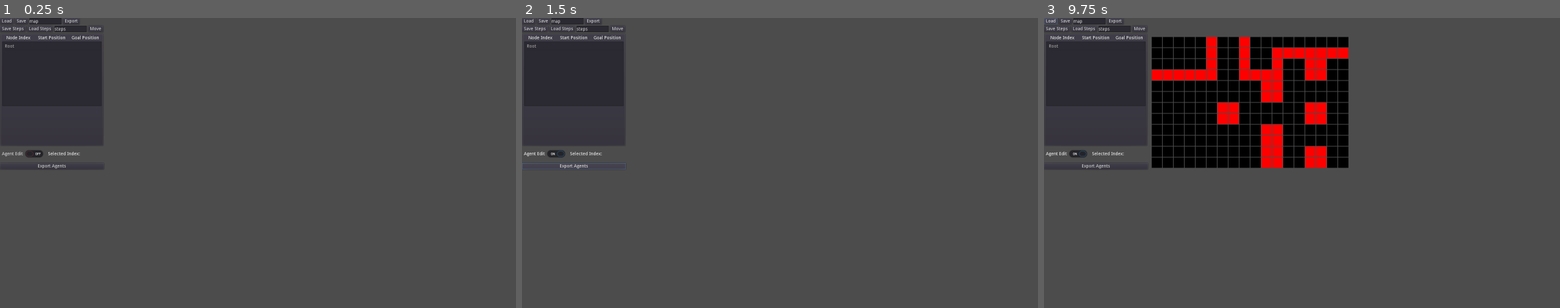
Above: before the commit, frames 1-3 (left to right).
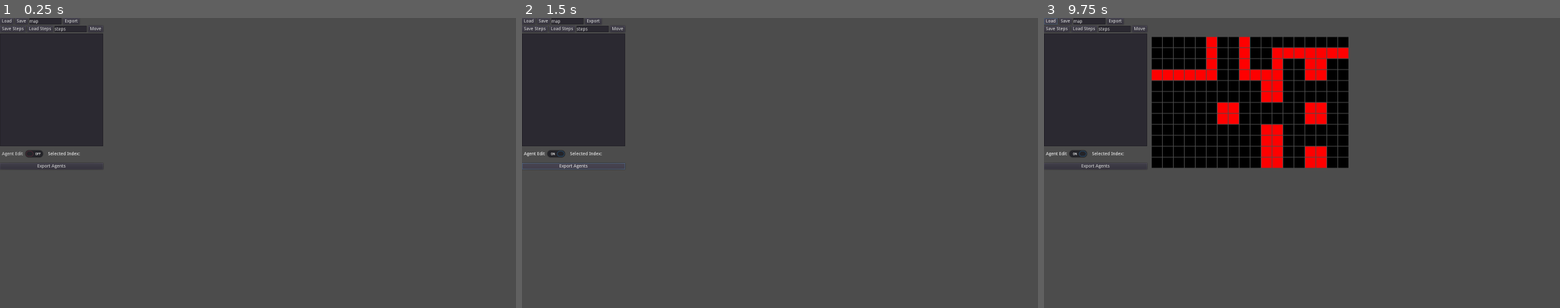
Above: after the commit, the same moments.

Repository: brcclark/MapViewer
Game: Godot game, scene res://scns/Main.tscn
Two runs of this game, one before a commit and one after it. Both use one fixed random seed, a clock stepped at 60 frames per second and the inputs below.
Inputs:
- Up to frame 1 (0.25 s): no input
- Up to frame 2 (1.5 s): click "Agent Edit" at 0.5 s; click "Export Agents" at 1.25 s
- Up to frame 3 (9.75 s): click "Export" at 2 s; click "Move" at 2.75 s; click "Export" at 3.5 s; click "Move" at 4.25 s; click "Agent Edit" at 5 s; click "Export Agents" at 5.75 s; click "Export" at 6.5 s; click "Move" at 7.25 s; click "Agent Edit" at 8 s; click "Export Agents" at 8.75 s; click "Load" at 9.5 s

The runs differ from the first frame. In frame 1, 0.4% of the frame differs, in the area x 0-20%, y 5-52%; in frame 2, 0.4%, in the area x 0-21%, y 5-53%; in frame 3, 0.4%.
Error after the commit: Attempt to call function 'create_item' in base 'null instance' on a null instance. (res://scripts/Main.gd:57)

Commit message:
starting to add to the tree control

Diff:
--- /dev/null
+++ b/classes/AgentNode.gd
@@ -0,0 +1 @@
+extends Node
--- a/scns/Main.tscn
+++ b/scns/Main.tscn
@@ -1,9 +1,10 @@
-[gd_scene load_steps=5 format=2]
+[gd_scene load_steps=6 format=2]
 
 [ext_resource path="res://scns/NodeTile.tscn" type="PackedScene" id=1]
 [ext_resource path="res://scns/ObstacleTile.tscn" type="PackedScene" id=2]
 [ext_resource path="res://scripts/Main.gd" type="Script" id=3]
 [ext_resource path="res://scns/Agent.tscn" type="PackedScene" id=4]
+[ext_resource path="res://scripts/AgentList.gd" type="Script" id=5]
 
 [node name="Main" type="Node"]
 script = ExtResource( 3 )
@@ -30,7 +31,7 @@
 }
 
 [node name="HBoxContainer" type="HBoxContainer" parent="UI/CanvasLayer/VBoxContainer"]
-margin_right = 322.0
+margin_right = 320.0
 margin_bottom = 44.0
 __meta__ = {
 "_edit_use_anchors_": false
@@ -121,98 +122,57 @@
 "_edit_use_anchors_": false
 }
 
-[node name="VBoxContainer" type="VBoxContainer" parent="UI/CanvasLayer/VBoxContainer"]
+[node name="AgentList" type="VBoxContainer" parent="UI/CanvasLayer/VBoxContainer"]
 margin_top = 48.0
-margin_right = 322.0
+margin_right = 320.0
 margin_bottom = 470.0
+script = ExtResource( 5 )
 __meta__ = {
 "_edit_use_anchors_": false
 }
 
-[node name="Panel" type="PanelContainer" parent="UI/CanvasLayer/VBoxContainer/VBoxContainer"]
-margin_right = 322.0
+[node name="Tree" type="Tree" parent="UI/CanvasLayer/VBoxContainer/AgentList"]
+margin_right = 320.0
 margin_bottom = 350.0
-rect_min_size = Vector2( 300, 350 )
-
-[node name="VBoxContainer" type="VBoxContainer" parent="UI/CanvasLayer/VBoxContainer/VBoxContainer/Panel"]
-margin_left = 7.0
-margin_top = 7.0
-margin_right = 315.0
-margin_bottom = 343.0
-__meta__ = {
-"_edit_use_anchors_": false
-}
-
-[node name="Row" type="HBoxContainer" parent="UI/CanvasLayer/VBoxContainer/VBoxContainer/Panel/VBoxContainer"]
-margin_right = 308.0
-margin_bottom = 14.0
-
-[node name="NodeIndex" type="Label" parent="UI/CanvasLayer/VBoxContainer/VBoxContainer/Panel/VBoxContainer/Row"]
-margin_right = 100.0
-margin_bottom = 14.0
-rect_min_size = Vector2( 100, 0 )
-text = "Node Index"
-align = 1
-
-[node name="StartPosition" type="Label" parent="UI/CanvasLayer/VBoxContainer/VBoxContainer/Panel/VBoxContainer/Row"]
-margin_left = 104.0
-margin_right = 204.0
-margin_bottom = 14.0
-rect_min_size = Vector2( 100, 0 )
-text = "Start Position"
-align = 1
-
-[node name="GoalPosition" type="Label" parent="UI/CanvasLayer/VBoxContainer/VBoxContainer/Panel/VBoxContainer/Row"]
-margin_left = 208.0
-margin_right = 308.0
-margin_bottom = 14.0
-rect_min_size = Vector2( 100, 0 )
-text = "Goal Position"
-align = 1
-
-[node name="Tree" type="Tree" parent="UI/CanvasLayer/VBoxContainer/VBoxContainer/Panel/VBoxContainer"]
-margin_top = 18.0
-margin_right = 308.0
-margin_bottom = 218.0
-rect_min_size = Vector2( 0, 200 )
+rect_min_size = Vector2( 0, 350 )
 columns = 3
 hide_folding = true
 
-[node name="AgentEditing" type="HBoxContainer" parent="UI/CanvasLayer/VBoxContainer/VBoxContainer"]
+[node name="AgentEditing" type="HBoxContainer" parent="UI/CanvasLayer/VBoxContainer/AgentList"]
 margin_top = 354.0
-margin_right = 322.0
+margin_right = 320.0
 margin_bottom = 394.0
 __meta__ = {
 "_edit_use_anchors_": false
 }
 
-[node name="AgentEditMode" type="CheckButton" parent="UI/CanvasLayer/VBoxContainer/VBoxContainer/AgentEditing"]
+[node name="AgentEditMode" type="CheckButton" parent="UI/CanvasLayer/VBoxContainer/AgentList/AgentEditing"]
 margin_right = 145.0
 margin_bottom = 40.0
 text = "Agent Edit"
 
-[node name="Label" type="Label" parent="UI/CanvasLayer/VBoxContainer/VBoxContainer/AgentEditing"]
+[node name="Label" type="Label" parent="UI/CanvasLayer/VBoxContainer/AgentList/AgentEditing"]
 margin_left = 149.0
 margin_top = 13.0
 margin_right = 248.0
 margin_bottom = 27.0
 text = "Selected Index:"
 
-[node name="SelectedIndex" type="Label" parent="UI/CanvasLayer/VBoxContainer/VBoxContainer/AgentEditing"]
+[node name="SelectedIndex" type="Label" parent="UI/CanvasLayer/VBoxContainer/AgentList/AgentEditing"]
 margin_left = 252.0
 margin_top = 13.0
 margin_right = 268.0
 margin_bottom = 27.0
 rect_min_size = Vector2( 16, 0 )
 
-[node name="Steps" type="HBoxContainer" parent="UI/CanvasLayer/VBoxContainer/VBoxContainer"]
+[node name="Steps" type="HBoxContainer" parent="UI/CanvasLayer/VBoxContainer/AgentList"]
 margin_top = 398.0
-margin_right = 322.0
+margin_right = 320.0
 margin_bottom = 398.0
 
-[node name="ExportAgents" type="Button" parent="UI/CanvasLayer/VBoxContainer/VBoxContainer"]
+[node name="ExportAgents" type="Button" parent="UI/CanvasLayer/VBoxContainer/AgentList"]
 margin_top = 402.0
-margin_right = 322.0
+margin_right = 320.0
 margin_bottom = 422.0
 text = "Export Agents"
 
--- /dev/null
+++ b/scripts/AgentList.gd
@@ -0,0 +1,6 @@
+extends VBoxContainer
+
+func _init():
+	pass
+
+#node has
